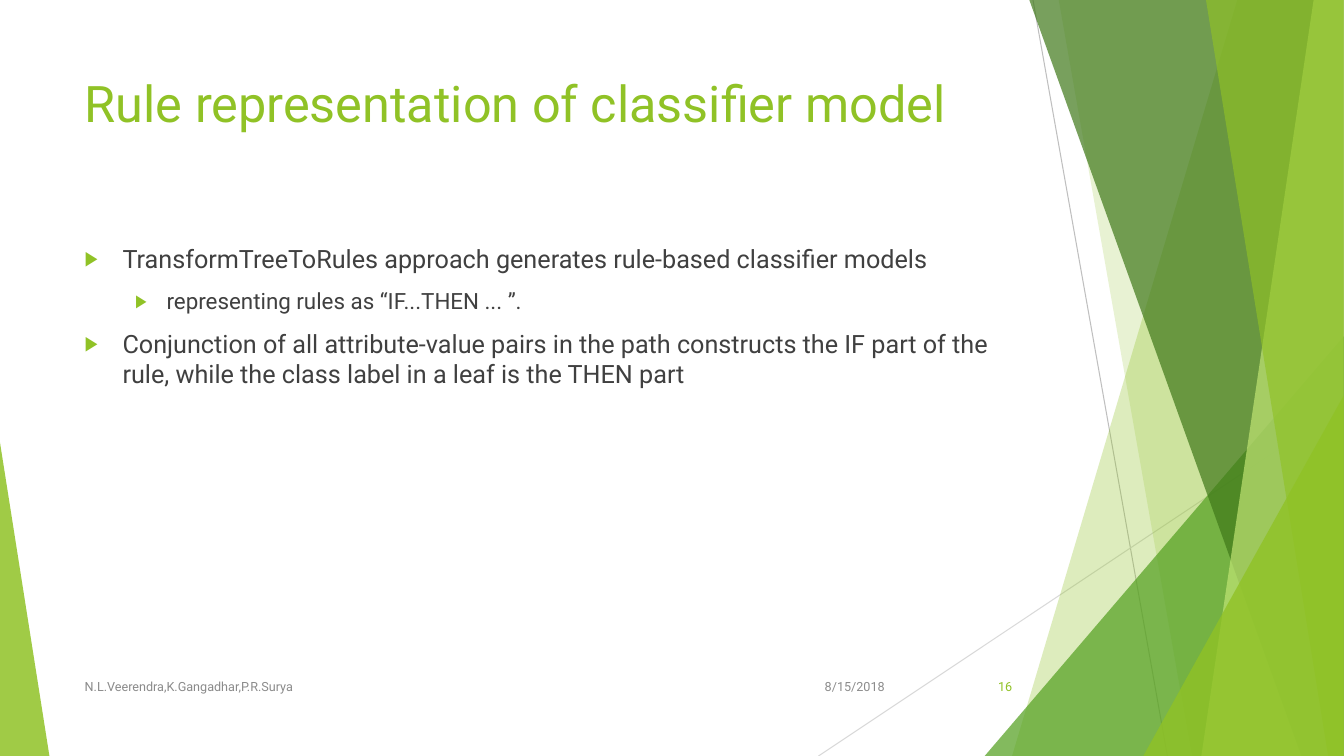
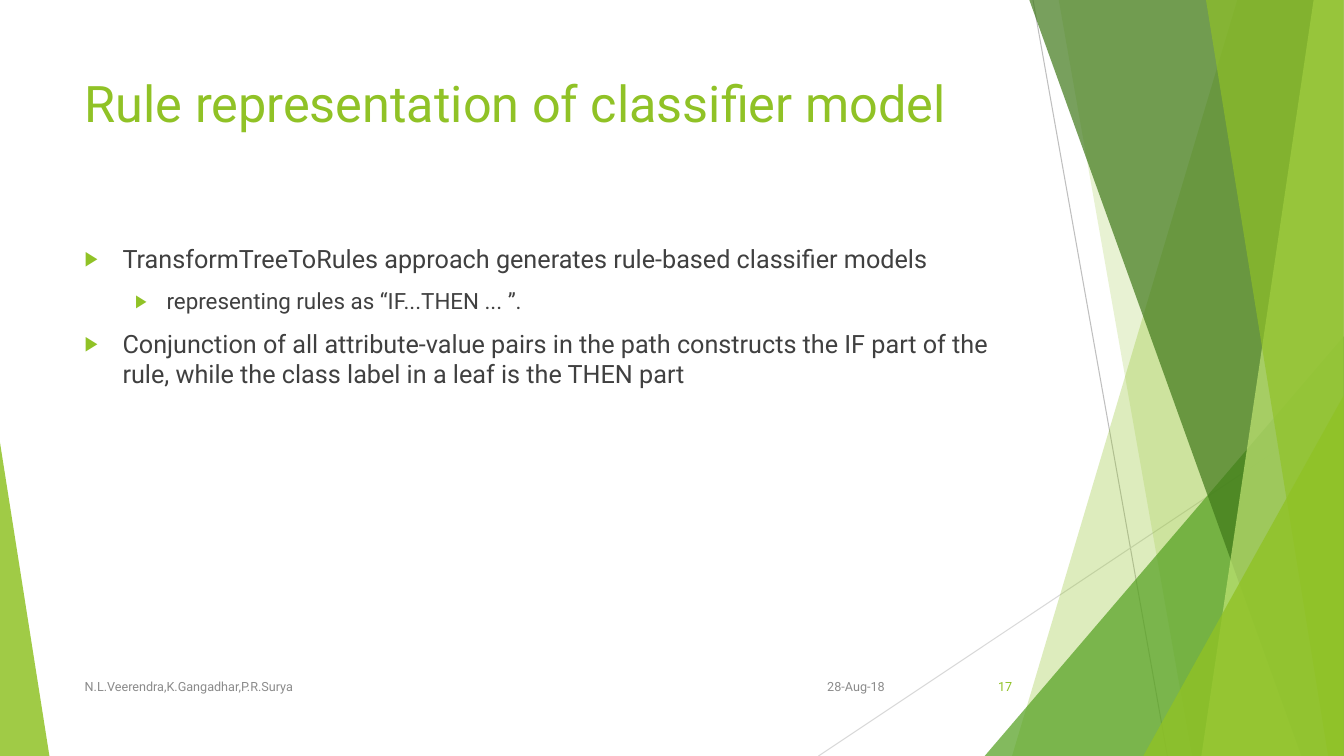
Before and after one commit to LakshmanNanisetti/MiniProject, a slide deck: slide 17 of Presentation/An improved Id3 algorithm for clinical data classification.pptx (slide 16 before the commit). Drawn at 1344x756 pixels with LibreOffice and Linux fonts; fonts in the diff are those of the drawing. Boxes give left, top, right and bottom in pixels: in the first picture for what was removed or moved away, otherwise in the second. Text is boxed around its words. In the diff, an @@ line names an element or a change of style, - is before the commit and + after.

```diff
--- a/Presentation/An improved Id3 algorithm for clinical data classification.pptx
+++ b/Presentation/An improved Id3 algorithm for clinical data classification.pptx
@@ text at bbox=[827, 682, 885, 694]: text changed @@
-8/15/2018
+28-Aug-18
@@ page number at bbox=[998, 682, 1012, 691]: text changed @@
-16
+17
```
Also in this commit, not shown: 16 other slides changed, 5 slides added, 1 other file.
